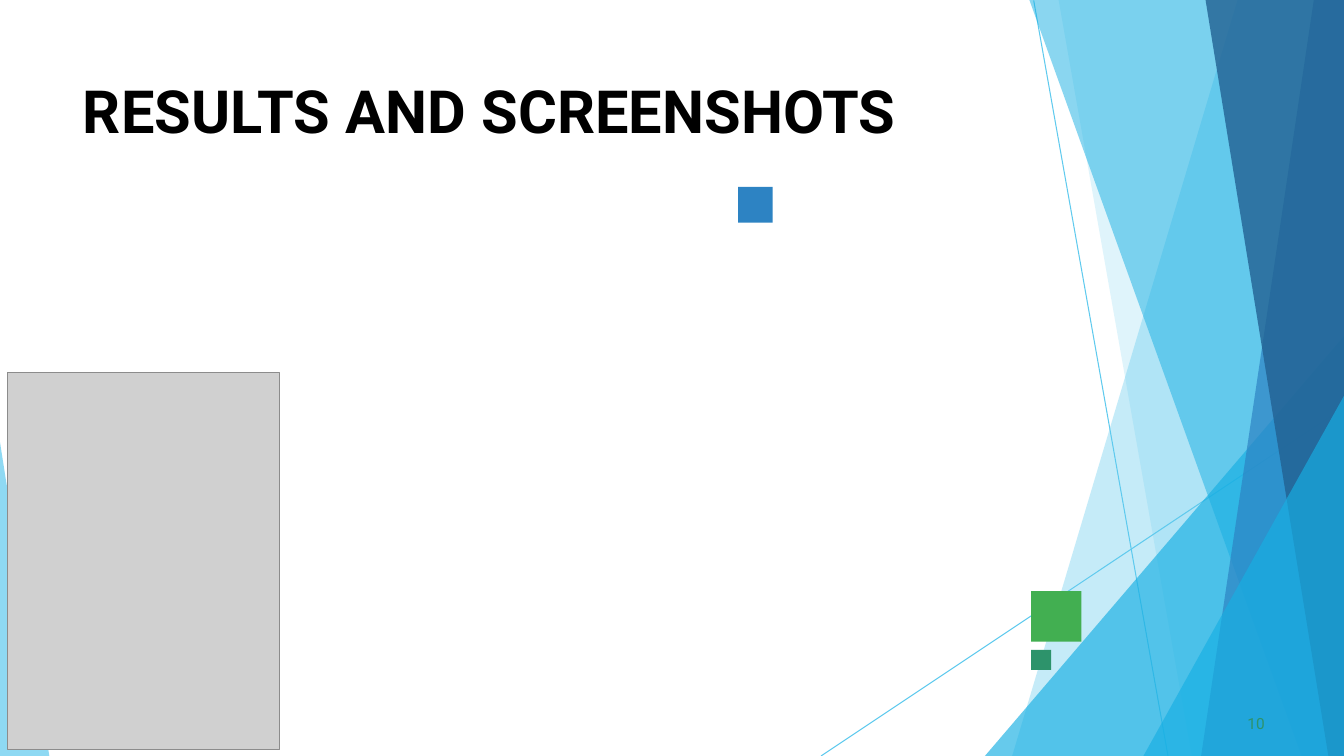
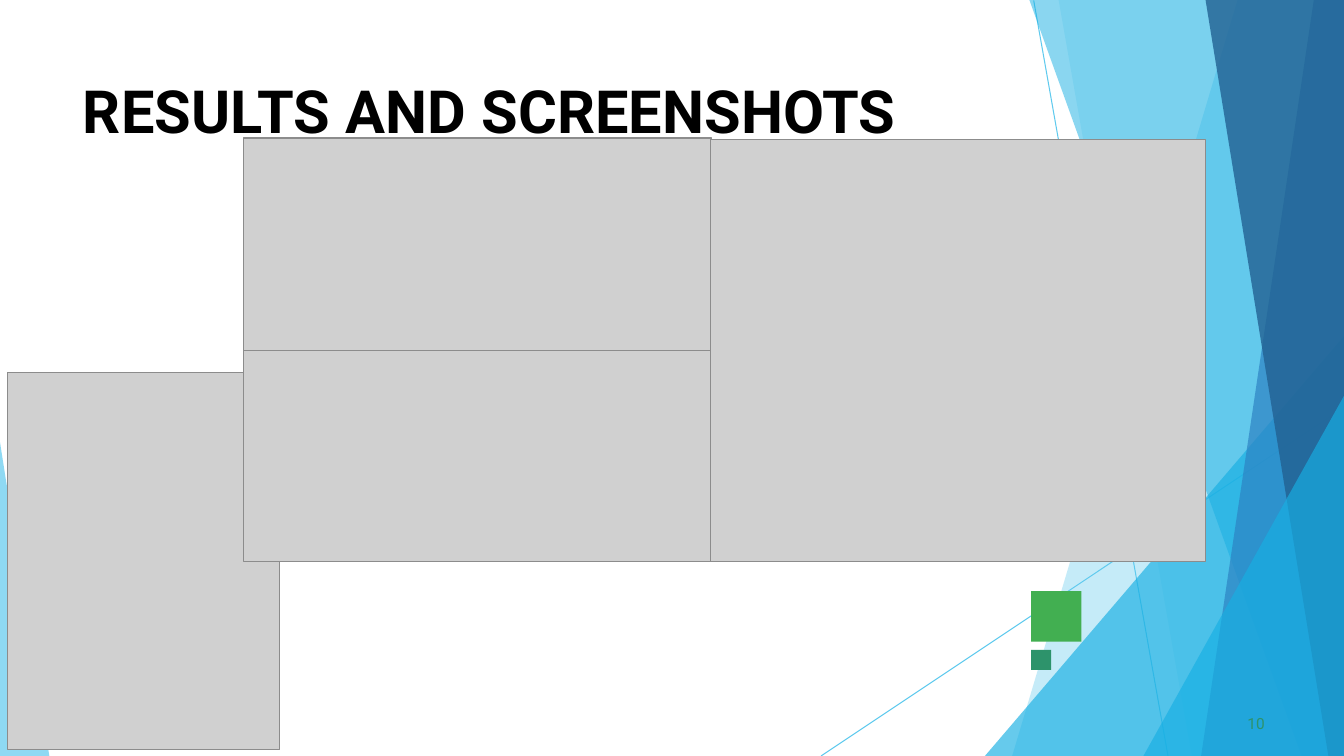
Before and after one commit to kathir13102005/Kathir, a slide deck: slide 10 of PPT FWD TNSDC 2025.pptx. Drawn at 1344x756 pixels with LibreOffice and Linux fonts; fonts in the diff are those of the drawing; grey boxes stand for pictures. Boxes give left, top, right and bottom in pixels: in the first picture for what was removed or moved away, otherwise in the second. Text is boxed around its words. In the diff, an @@ line names an element or a change of style, - is before the commit and + after.

```diff
--- a/PPT FWD TNSDC 2025.pptx
+++ b/PPT FWD TNSDC 2025.pptx
@@ title "RESULTS AND SCREENSHOTS" rewrapped from [83,90,895,134] to [83,90,895,147] @@
@@ picture added at [244,138,712,353] @@
@@ picture added at [711,139,1206,561] @@
@@ freeform shape removed at [738,187,772,222] @@
@@ picture added at [244,351,712,562] @@
```
Also in this commit, not shown: 8 other slides changed, 2 slides added, 2 slides removed.
